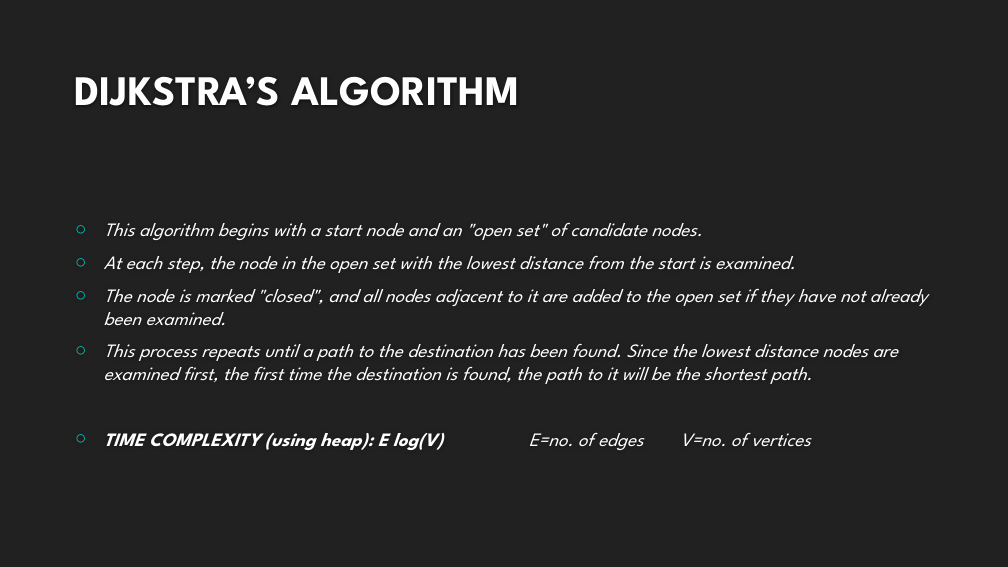
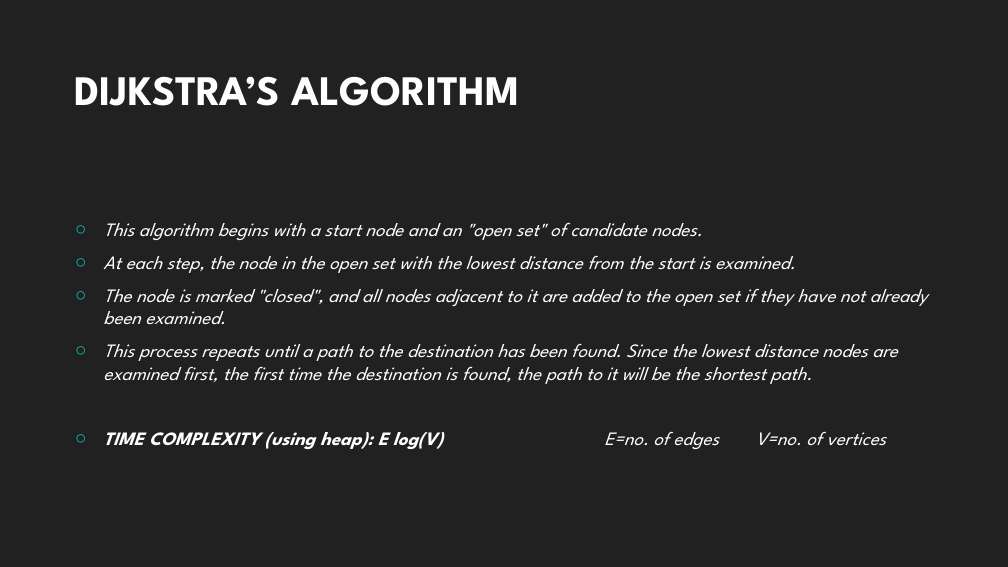
Before and after one commit to jhalak27/Analysis-of-Path-Finding-Algorithms, a slide deck: slide 5 of PathfindingAlgos.pptx. Drawn at 1008x567 pixels with LibreOffice and Linux fonts; fonts in the diff are those of the drawing; background and template pictures are left out. Boxes give left, top, right and bottom in pixels: in the first picture for what was removed or moved away, otherwise in the second. Text is boxed around its words. In the diff, an @@ line names an element or a change of style, - is before the commit and + after.

```diff
--- a/PathfindingAlgos.pptx
+++ b/PathfindingAlgos.pptx
@@ text "This algorithm begins with a ..." at box(103, 223, 928, 449): indent changed @@
```
Also in this commit, not shown: 14 other slides changed.
